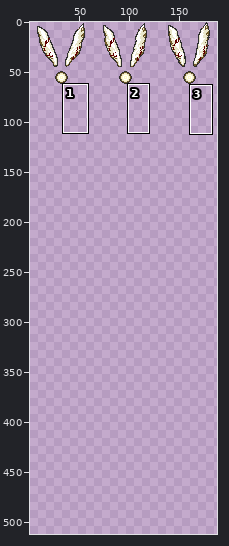
Sprite sheet, stored at App/Assets/playerSprite.png. The first picture is a wide view before the edit; the outline marks the close-up.
Close-up. Before the edit:
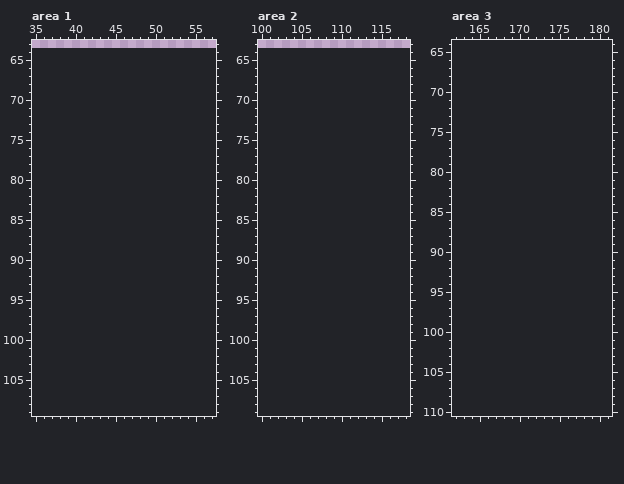
The file is 192x64 pixels. Shown: area 1: x 35..57, y 63..109; area 2: x 100..118, y 63..109; area 3: x 162..181, y 64..110. The old version is drawn lined up with the new one, on the new canvas. The wide view leaves out empty margins. The commit also changed other parts of the picture, which this record leaves out.
Palette (. is transparent): 
After the commit:
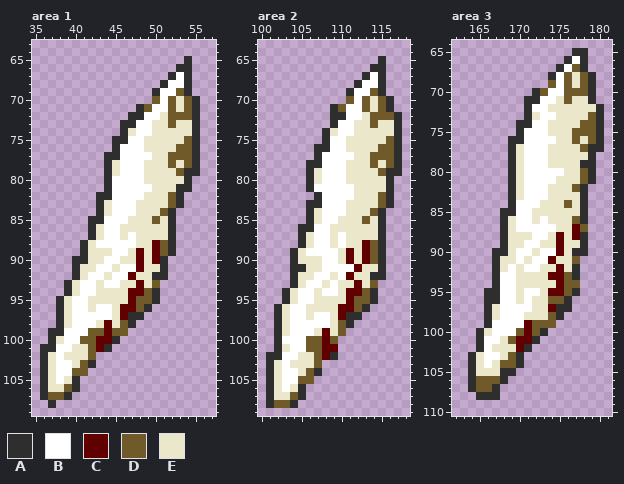
Colours new in this view: A #2e2e2e  B #ffffff  C #600000  D #715a29  E #eae7cb
What changed:
canvas 192x64 -> 192x512
Changed rows in their new state; - is an unchanged pixel.
Area 1:
first column x 36:
 65 ------------------A-
 66 -----------------AA-
 67 ----------------ABA-
 68 ---------------ABBA-
 69 --------------ABBDA-
 70 --------------DBDEDA
 71 ------------ADBBDEDA
 72 -----------AABBEDDDA
 73 ----------AABBEEDEEA
 74 ----------AEBBEEEEEA
 75 ---------AABBEEEEEDA
 76 ---------ABBBEEEEDDA
 77 --------AABBBBEEDDDA
 78 --------AEBBBEEEDEDA
 79 --------AEBBBEEEEDAA
 80 --------ABBBBEEEEEA-
 81 --------ABBBBBEEEAA-
 82 -------AABBBBEEEDA--
 83 -------AEBBBEEEEDA--
 84 -------AEBBBEEEDA---
 85 ------AABBBEEEDEA---
 86 ------AEBBEEEEEEA---
 87 ------AEBBEBEEEEA---
 88 -----AEBBBBBEECDA---
 89 -----AEEEBBECECDA---
 90 ----AAEEBBEECECA----
 91 ----AEEBBEBBCEEA----
 92 ----AEBBEBBCEEAA----
 93 ---AEBBEBBEECED-----
 94 ---AEBBEEEECCDA-----
 95 --AEBBEEEEECDDA-----
 96 --AEBBEBBECCDA------
 97 --AEBBBBBECAA-------
 98 --AEBBBECEDA--------
 99 -AABBBDDCDD---------
100 -AEBBDDCCA----------
101 AABBEEDCA-----------
102 AEBEEED-------------
103 AEBBEDA-------------
104 AEBBDD--------------
105 AEBEA---------------
106 AEEDA---------------
107 ADDA----------------
108 -A------------------
Area 2:
first column x 101:
 65 --------------A--
 66 -------------AA--
 67 ------------ABA--
 68 -----------ABBA--
 69 ----------ABBDA--
 70 ----------DBDEDA-
 71 --------ADBBDEDA-
 72 --------AABBEDDDA
 73 --------ABBEEDEEA
 74 -------AEBBEEEEEA
 75 -------ABBEEEEEDA
 76 ------AABBEEEEDDA
 77 ------ABBBBEEDDDA
 78 -----AABBBEEEDEDA
 79 -----AEBBBEEEEDAA
 80 -----AEBBBEEEEEA-
 81 -----ABBBBBEEEEA-
 82 ------ABBBBEEEDA-
 83 -----AABBBEEEEDA-
 84 -----AEBBBEEEDA--
 85 -----AEBBEEEDEA--
 86 ----AABBEEEEEEA--
 87 ----AEBBEBEEEEA--
 88 ----AEBBEBEECDA--
 89 ---AEBBBBECECDA--
 90 ---AEEEBBECECDA--
 91 ---AAEEBBBBCEEA--
 92 ---AEEBBEBCEEAA--
 93 ---AEBBEBEECED---
 94 --AEBBEBBECCDA---
 95 --AEBBEEEECDDA---
 96 -AEBBEEEECCDA----
 97 -AEBBEBBECAA-----
 98 -AEBBBBBEDA------
 99 -AEBBBECED-------
100 -ABBBDDCD--------
101 -AEBBDDCC--------
102 AABBEEDCA--------
103 AEBEEED----------
104 AEBBEDA----------
105 AEBBDD-----------
106 AEBEA------------
107 AEEDA------------
108 ADDA-------------
Area 3:
first column x 164:
 65 -------------AA--
 66 ------------ABA--
 67 -----------ABDA--
 68 ----------ABDEDA-
 69 ----------DBDEDA-
 70 --------ADBBDDDA-
 71 -------AABBEDEEA-
 72 -------ABBEEEEEEA
 73 -------AEBBEEEEDA
 74 ------AABBEEEEDDA
 75 ------ABBBEEEDDDA
 76 -----AABBBBEEDEDA
 77 -----AEBBBEEEEDAA
 78 -----AEBBBEEEEEA-
 79 -----AEBBBEEEEAA-
 80 -----AEBBBBBEEDA-
 81 -----AEBBBBEEEDA-
 82 -----AEBBBEEEDA--
 83 -----AEBBBEEEEA--
 84 -----ABBBEEEDEA--
 85 ----AABBEEEEEEA--
 86 ----AEBBEBEEEDA--
 87 ----AEBBBBBEECD--
 88 ----AEEEBBECECA--
 89 ----AEEBBEECEEA--
 90 ---AAEBBEBBCEAA--
 91 ---AEEBEBBCEED---
 92 ---AEBEBBEECEA---
 93 ---ABBEEEECCDA---
 94 ---ABBEEEEECDD---
 95 --AABBEBBECCDA---
 96 --AABBEBEEDDA----
 97 --AEBBBBEECAA----
 98 --AEBBBEEEDA-----
 99 --ABBBBCDDD------
100 -AEBBBDCDA-------
101 -ABBEDCCA--------
102 -ABEEECA---------
103 AEBBEDA----------
104 AEBEDDA----------
105 AEEEAA-----------
106 ADDDA------------
107 ADDA-------------
108 -AAA-------------
Changed places in both close-ups, as pixel boxes (x1, y1, x2, y2):
added: (40, 56, 200, 408)
added: (266, 56, 402, 408)
added: (468, 48, 604, 400)
